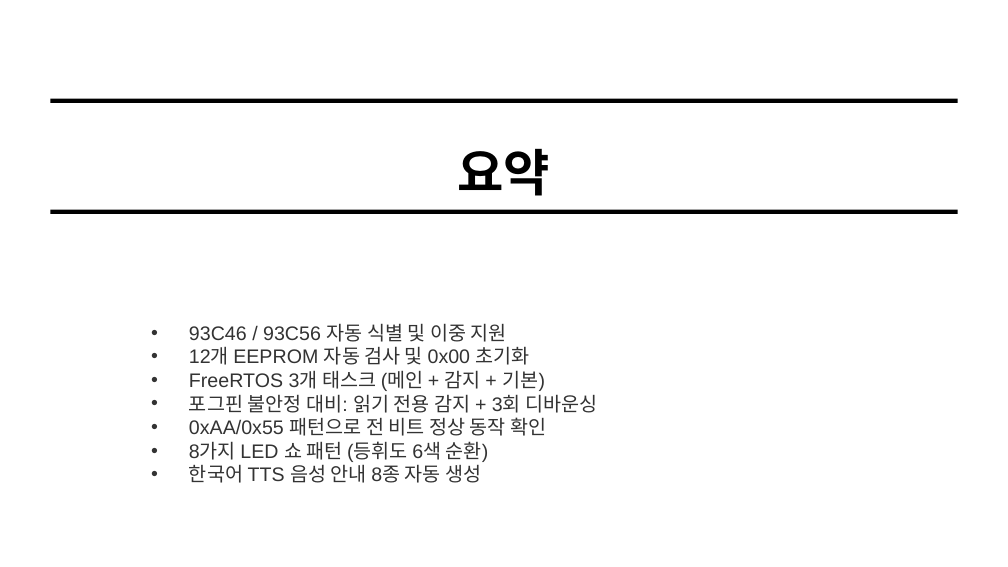
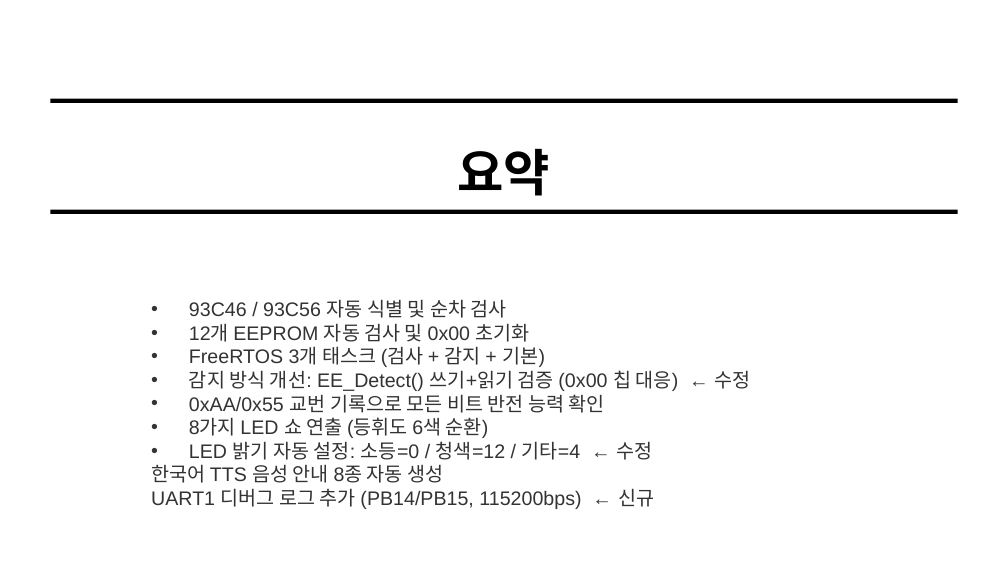
Before and after one commit to dselaser/93c56, a slide deck: slide 14 of 93c56_overview.pptx (slide 13 before the commit). Drawn at 1008x567 pixels with LibreOffice and Linux fonts; fonts in the diff are those of the drawing. Boxes give left, top, right and bottom in pixels: in the first picture for what was removed or moved away, otherwise in the second. Text is boxed around its words. In the diff, an @@ line names an element or a change of style, - is before the commit and + after.

```diff
--- a/93c56_overview.pptx
+++ b/93c56_overview.pptx
@@ text at (189,299,507,318): text changed @@
-• 93C46 / 93C56 자동 식별 및 이중 지원
+• 93C46 / 93C56 자동 식별 및 순차 검사
@@ text at (189,346,750,460): text changed @@
-• FreeRTOS 3개 태스크 (메인 + 감지 + 기본)
-• 포그핀 불안정 대비: 읽기 전용 감지 + 3회 디바운싱
-• 0xAA/0x55 패턴으로 전 비트 정상 동작 확인
-• 8가지 LED 쇼 패턴 (등휘도 6색 순환)
+• FreeRTOS 3개 태스크 (검사 + 감지 + 기본)
+• 감지 방식 개선: EE_Detect() 쓰기+읽기 검증 (0x00 칩 대응) ← 수정
+• 0xAA/0x55 교번 기록으로 모든 비트 반전 능력 확인
+• 8가지 LED 쇼 연출 (등휘도 6색 순환)
+• LED 밝기 자동 설정: 소등=0 / 청색=12 / 기타=4 ← 수정
@@ text at (151,464,443,483): bullet • to none @@
@@ text at (151,488,654,509): paragraph added @@
+UART1 디버그 로그 추가 (PB14/PB15, 115200bps) ← 신규
```
Also in this commit, not shown: 2 other slides changed, 5 slides added, 2 other files.
